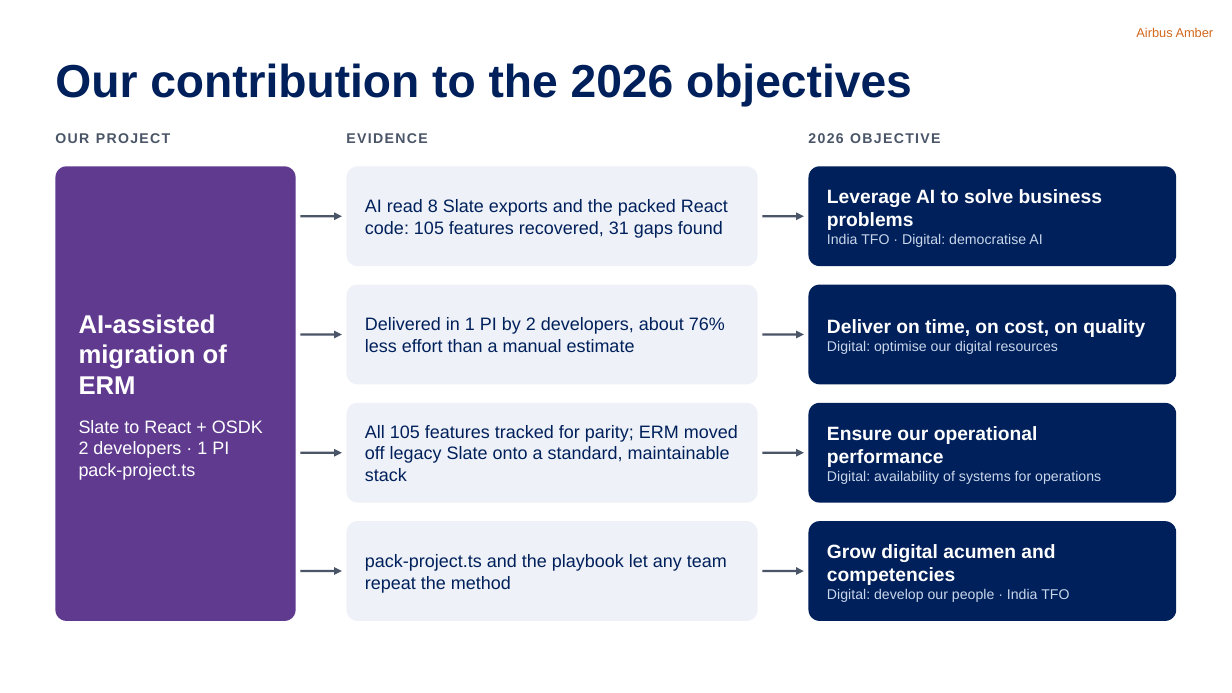
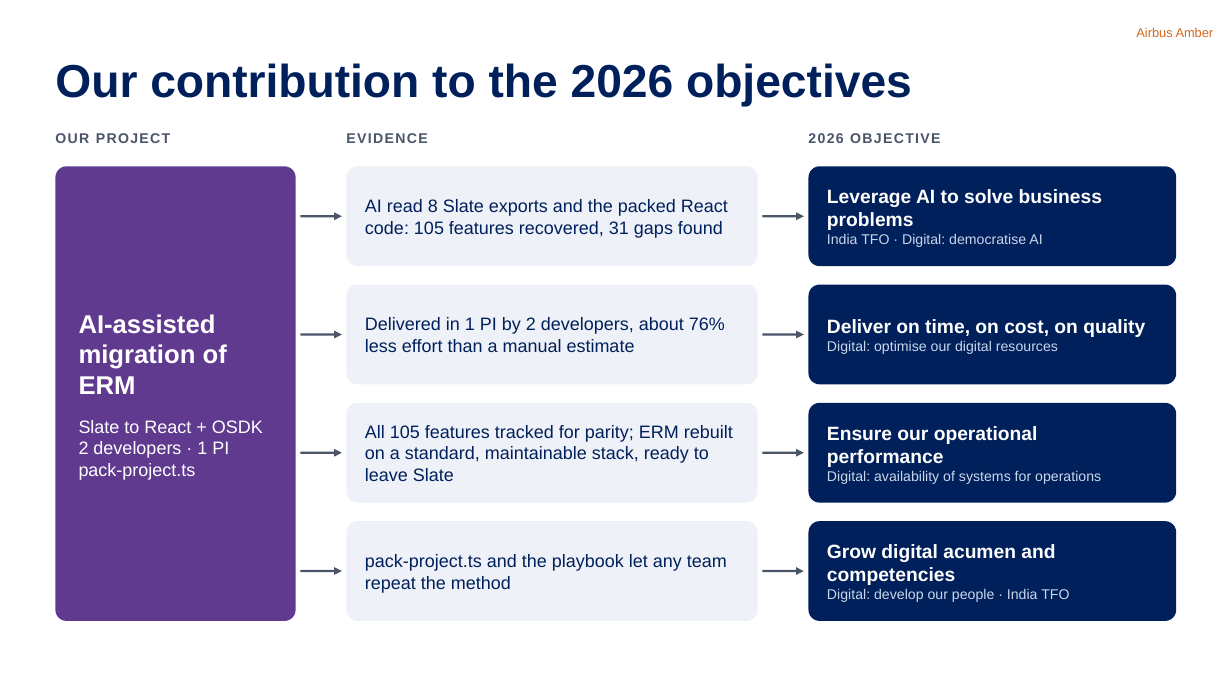
Before and after one commit to nithinram97/archify, a slide deck: slide 11 of erm-migration/docs/ERM-Migration-Jury-Pitch.pptx (slide 9 before the commit). Drawn at 1232x693 pixels with LibreOffice and Linux fonts; fonts in the diff are those of the drawing. Boxes give left, top, right and bottom in pixels: in the first picture for what was removed or moved away, otherwise in the second. Text is boxed around its words. In the diff, an @@ line names an element or a change of style, - is before the commit and + after.

```diff
--- a/erm-migration/docs/ERM-Migration-Jury-Pitch.pptx
+++ b/erm-migration/docs/ERM-Migration-Jury-Pitch.pptx
@@ text at (365,425,733,481): text changed @@
-All 105 features tracked for parity; ERM moved off legacy Slate onto a standard, maintainable stack
+All 105 features tracked for parity; ERM rebuilt on a standard, maintainable stack, ready to leave Slate
```
Also in this commit, not shown: 5 other slides changed, 2 slides added, 4 other files.
